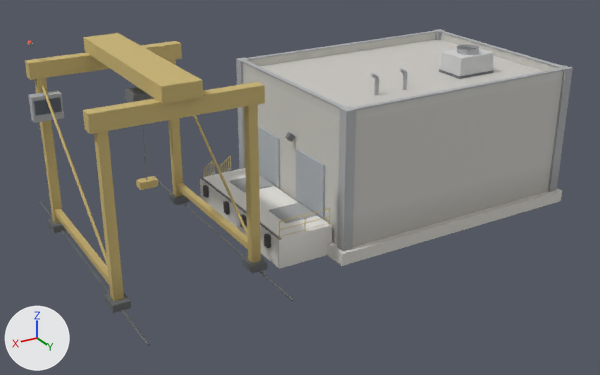
What one commit did to the glTF model models/base/depot.glb.
The view is the same before and after, from a camera (50 mm lens) standing at (25.8, 39.5, 16.0) and looking at (2.7, 0.9, -3.3). The lights are fixed; the arrows at lower left show +X, +Y and +Z. The first picture is the older version. Vertices at exactly the same position are counted once.

Objects in the first picture: 'depot'.
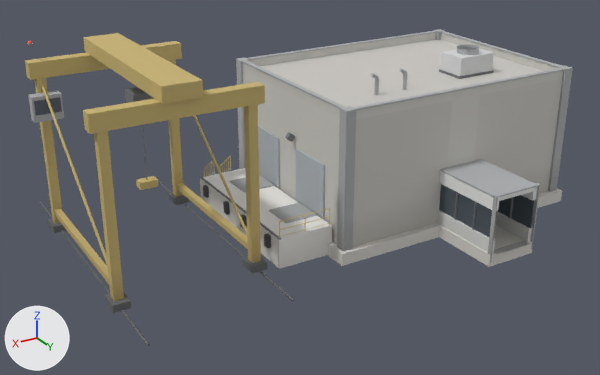
The newer file is also turned or shifted as a whole; pictures and numbers use the older file's frame.

Pixel boxes (x1, y1, x2, y2) of what changed, in the pictures (600 x 375 px):
part 1 of me_base, added
    after: (495, 211, 532, 242)
part 2 of me_base, added
    after: (437, 210, 495, 253)
part 3 of me_base, added
    after: (439, 225, 532, 267)
part 4 of me_base, added
    after: (498, 195, 534, 228)
part 5 of me_base, added
    after: (439, 184, 497, 237)
part 6 of me_base, added
    after: (509, 197, 514, 219)
part 7 of me_base, added
    after: (472, 202, 477, 230)
part 8 of me_base, added
    after: (454, 192, 459, 220)
part 9 of me_base, added
    after: (440, 159, 535, 196)
part 10 of me_base, added
    after: (493, 183, 541, 198)
part 11 of me_base, added
    after: (494, 240, 531, 255)
part 12 of me_base, added
    after: (440, 171, 537, 211)
part 13 of me_base, built on
    after: (353, 79, 562, 263)

The change in detail:
me_base is used by ob_depot; location (0.0, 0.0, 0.0).
me_base had 2328 vertices, 3826 faces and spanned x -16.2..16.2, y -9.0..9.0, z -5.8..5.8.
me_base now has 2522 vertices, 4150 faces and spans x -16.2..16.2, y -9.0..10.8, z -5.8..5.8.
me_base part 1: a new loose piece, a box spanning x -6.57..-6.32, y 6.0..10.5, z -5.7..-4.25, in mat_clad.
me_base part 2: a new loose piece, a box spanning x -3.82..-3.57, y 6.0..10.5, z -5.7..-4.25, in mat_clad.
me_base part 3: a new loose piece, a box spanning x -6.66..-3.46, y 6.4..10.6, z -5.8..-5.08, in mat_concrete.
me_base part 4: a new loose piece, a box spanning x -6.46..-6.42, y 6.0..10.5, z -4.254..-2.554, in mat_glass.
me_base part 5: a new loose piece, a box spanning x -3.71..-3.67, y 6.0..10.5, z -4.254..-2.554, in mat_glass.
me_base part 6: a new loose piece, a box spanning x -6.585..-6.295, y 8.96..9.04, z -4.234..-2.574, in mat_steel.
me_base part 7: a new loose piece, a box spanning x -3.835..-3.545, y 8.96..9.04, z -4.234..-2.574, in mat_steel.
me_base part 8: a new loose piece, a box spanning x -3.835..-3.545, y 7.46..7.54, z -4.234..-2.574, in mat_steel.
me_base part 9: a new loose piece, a box spanning x -6.615..-3.515, y 6.0..10.5, z -1.754..-1.694, in mat_steel.
me_base part 10: a new loose piece, a box spanning x -6.655..-3.475, y 10.37..10.63, z -1.694..-1.624, in mat_steel.
me_base part 11: a new loose piece, a box spanning x -6.315..-3.815, y 10.25..10.75, z -5.084..-5.069, in mat_steel.
me_base part 12: a new loose piece of 20 vertices spanning x -6.6..-3.6, y 6.0..10.5, z -2.6..-1.8, in mat_clad.
me_base part 13: 16 vertices moved within x -12.3..2.2, y 4.4, z -5.6..-2.2; 16 vertices removed from x -12.3..2.2, y 4.3, z -5.6..-2.2; 64 vertices added at x -12.3..2.2, y 4.4..10.6, z -5.7..2.3.
Other edits to the shape of me_base do not show in these pictures.
